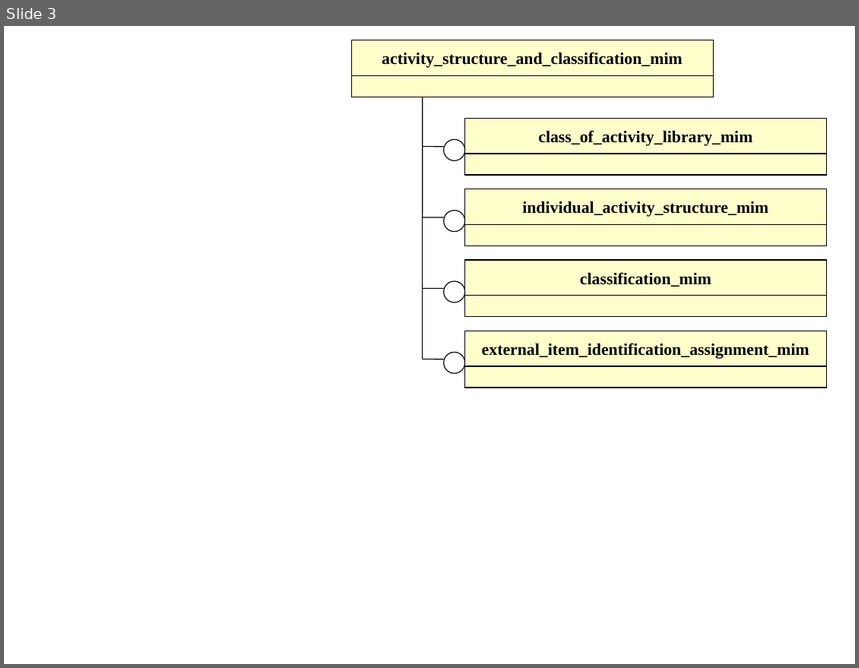
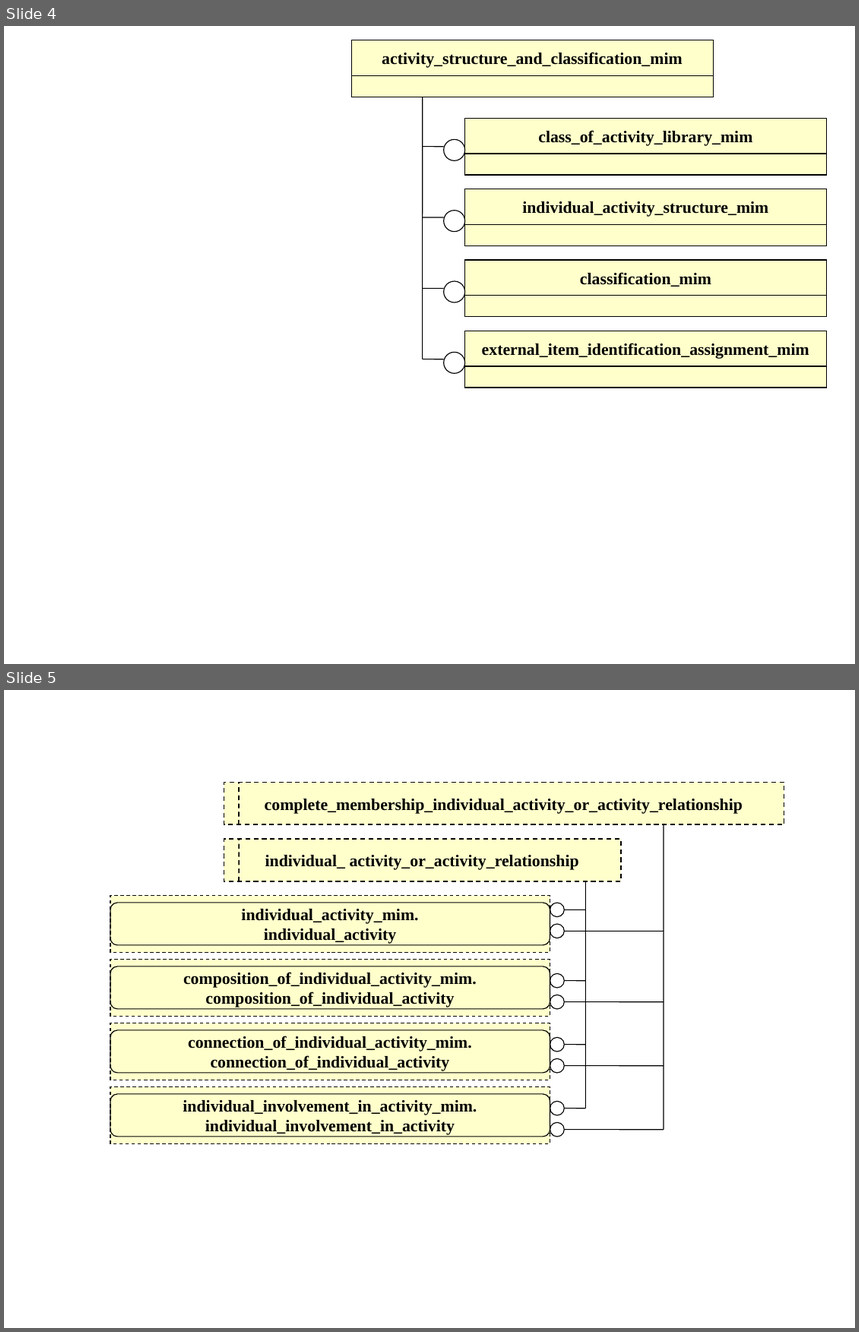
Before and after one commit to starseeker/stepmod_mirror, a slide deck: data/modules/activity_structure_and_classification/activity_structure_and_classification.ppt. Shown one above the other, each under a label of ours: slide 3 before the commit, slides 4 and 5 after it. The pictures are 859x668 and 859x1332 pixels, drawn with LibreOffice and Linux fonts; fonts in the diff are those of the drawing. Boxes give left, top, right and bottom in pixels: in the first picture for what was removed or moved away, otherwise in the second. Text is boxed around its words. In the diff, an @@ line names an element or a change of style, - is before the commit and + after.

```diff
--- a/data/modules/activity_structure_and_classification/activity_structure_and_classification.ppt
+++ b/data/modules/activity_structure_and_classification/activity_structure_and_classification.ppt
@@ slide 5 added at bbox=[4, 690, 855, 1328], background #FFFFFF @@
@@ rectangle added at bbox=[224, 782, 784, 825], fill #FFFFCC, outline #000000 0.99 pt dashed, 14 pt, text #000000, bold @@
+complete_membership_individual_activity_or_activity_relationship
@@ line added from (239, 825) to (239, 782), #000000 0.99 pt dashed @@
@@ line added from (664, 1130) to (664, 825), #000000 0.74 pt @@
@@ rectangle added at bbox=[224, 839, 621, 882], fill #FFFFCC, outline #000000 0.99 pt dashed, 14 pt, text #000000, bold @@
+individual_ activity_or_activity_relationship
@@ line added from (239, 882) to (239, 839), #000000 0.99 pt dashed @@
@@ line added from (585, 1109) to (585, 882), #000000 0.74 pt @@
@@ rectangle added at bbox=[110, 896, 550, 953], fill #FFFFCC, outline #000000 0.74 pt dashed, 14 pt, text #000000, bold @@
+individual_activity_mim.
+individual_activity
@@ rounded rectangle added at bbox=[110, 903, 550, 945], outline #000000 0.74 pt @@
@@ ellipse added at bbox=[550, 903, 565, 917], fill #FFFFFF, outline #000000 0.74 pt @@
@@ line added from (564, 910) to (585, 910), #000000 0.74 pt @@
@@ ellipse added at bbox=[550, 924, 565, 939], fill #FFFFFF, outline #000000 0.74 pt @@
@@ rectangle added at bbox=[110, 960, 550, 1017], fill #FFFFCC, outline #000000 0.74 pt dashed, 14 pt, text #000000, bold @@
+composition_of_individual_activity_mim.
+composition_of_individual_activity
@@ rounded rectangle added at bbox=[110, 967, 550, 1009], outline #000000 0.74 pt @@
@@ ellipse added at bbox=[550, 973, 565, 988], fill #FFFFFF, outline #000000 0.74 pt @@
@@ line added from (564, 981) to (585, 981), #000000 0.74 pt @@
@@ ellipse added at bbox=[550, 995, 565, 1009], fill #FFFFFF, outline #000000 0.74 pt @@
@@ rectangle added at bbox=[110, 1024, 550, 1081], fill #FFFFCC, outline #000000 0.74 pt dashed, 14 pt, text #000000, bold @@
+connection_of_individual_activity_mim.
+connection_of_individual_activity
@@ rounded rectangle added at bbox=[110, 1030, 550, 1073], outline #000000 0.74 pt @@
@@ ellipse added at bbox=[550, 1037, 565, 1052], fill #FFFFFF, outline #000000 0.74 pt @@
@@ line added from (564, 1045) to (585, 1045), #000000 0.74 pt @@
@@ ellipse added at bbox=[550, 1059, 565, 1073], fill #FFFFFF, outline #000000 0.74 pt @@
@@ rectangle added at bbox=[110, 1087, 550, 1144], fill #FFFFCC, outline #000000 0.74 pt dashed, 14 pt, text #000000, bold @@
+individual_involvement_in_activity_mim.
+individual_involvement_in_activity
@@ rounded rectangle added at bbox=[110, 1094, 550, 1137], outline #000000 0.74 pt @@
@@ ellipse added at bbox=[550, 1101, 565, 1116], fill #FFFFFF, outline #000000 0.74 pt @@
@@ ellipse added at bbox=[550, 1122, 565, 1137], fill #FFFFFF, outline #000000 0.74 pt @@
@@ line added from (564, 1109) to (585, 1109), #000000 0.74 pt @@
@@ group added at bbox=[564, 931, 664, 1130]: 4 lines @@
@@ what was slide 3 is now slide 4 @@
```
Also in this commit, not shown: 2 slides changed, 1 other slide added, 12 other files.
